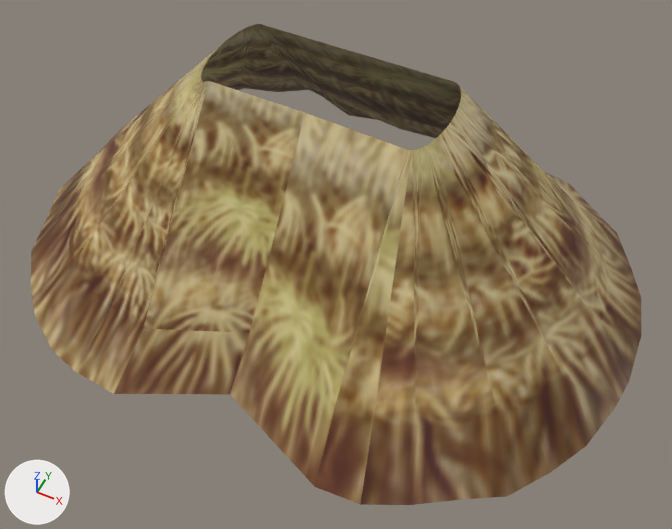
The COLLADA model art/meshes/structural/mayas/roof_storehouse_02.dae as it was, and as the next commit left it.
One viewpoint serves both versions: a camera (50 mm lens) standing at (6.87, -11.2, 18.79) and looking at (1.15, 0.24, 4.49). The lights are fixed; the arrows at lower left show +X, +Y and +Z. The first picture is the older version.

Names of what the first picture shows: 'roof_storehouse_02'.
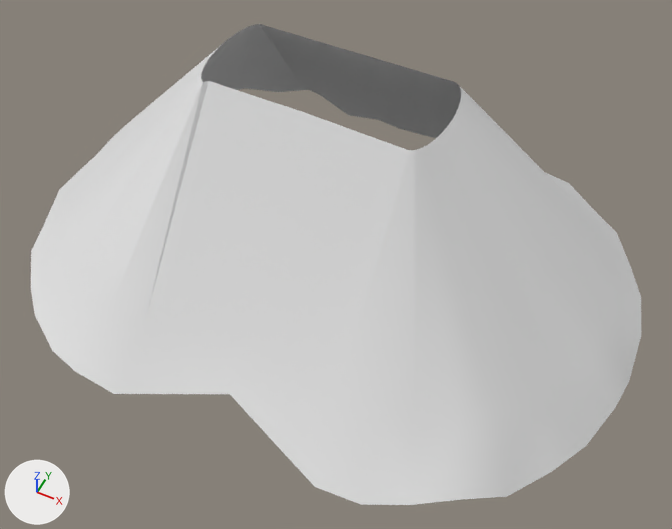
Boxes (x1, y1, x2, y2) around the edits, measured in the pictures (672 x 529 px):
'roof_storehouse_02', recoloured (brown to white): (31, 24, 641, 505) in both

The edits, one by one:
Material 'A-Novas texturas mayas (welton).021' (mat_a_novas_texturas_mayas__welton__021) is new.
Its base color is (0.8, 0.8, 0.8) (white #e7e7e7).
me_cubo_001 has 108 vertices, 144 faces and spans x -6.33..7.34, y -3.85..6.39, z 3.0..8.17.
me_cubo_001 no longer uses material mat_a_novas_texturas_mayas__welton__001 (picture img_maya_protoclassic_struct_png).
me_cubo_001 gains material mat_a_novas_texturas_mayas__welton__021 (white #e7e7e7).
